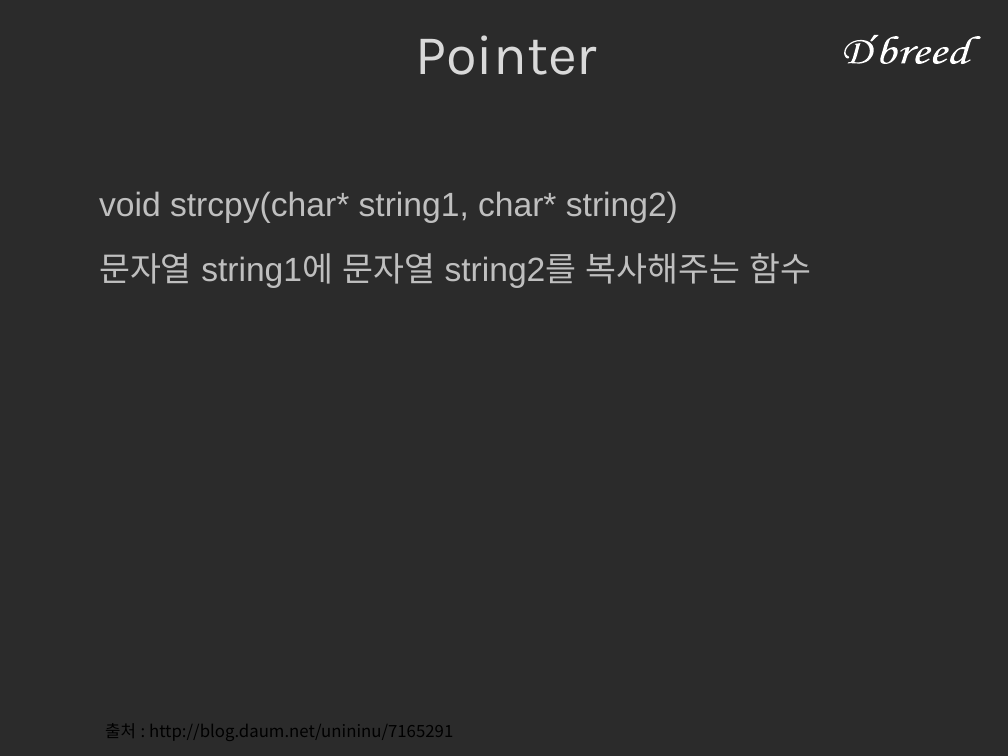
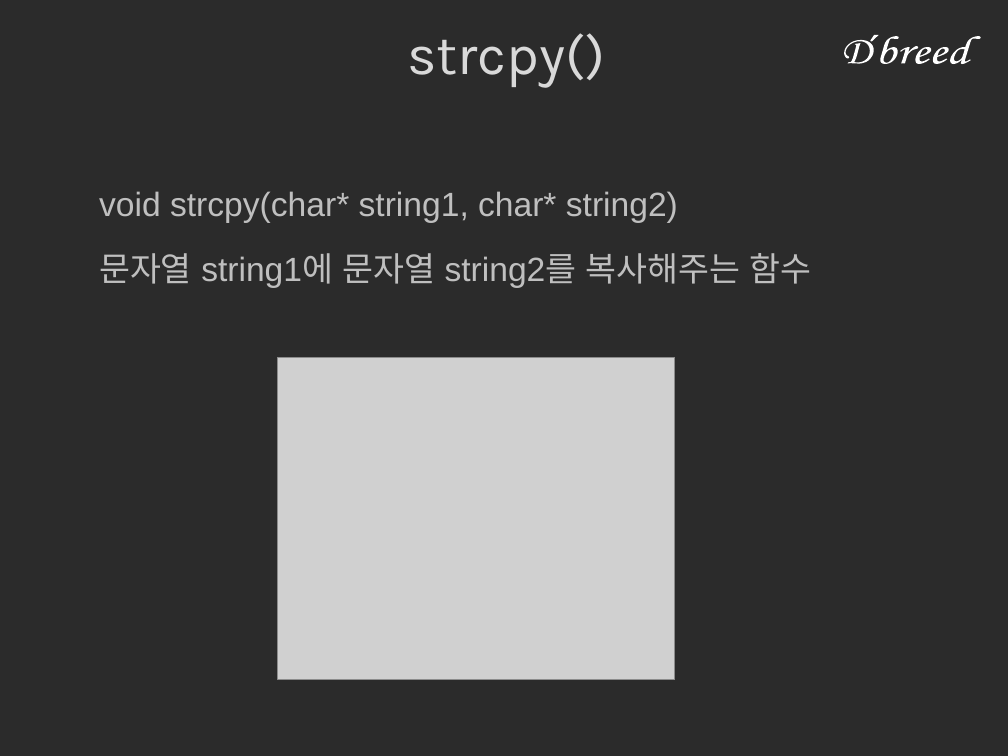
Before and after one commit to jisung0920/ALPA_study_2016, a slide deck: slide 6 of BeomMin_13/week3/11-3(code).ppt. Drawn at 1008x756 pixels with LibreOffice and Linux fonts; fonts in the diff are those of the drawing; grey boxes stand for pictures; background and template pictures are left out; a plain dark background stands for a picture behind light text. Boxes give left, top, right and bottom in pixels: in the first picture for what was removed or moved away, otherwise in the second. Text is boxed around its words. In the diff, an @@ line names an element or a change of style, - is before the commit and + after.

```diff
--- a/BeomMin_13/week3/11-3(code).ppt
+++ b/BeomMin_13/week3/11-3(code).ppt
@@ text at bbox=[407, 33, 605, 88]: text changed @@
-Pointer
+strcpy()
@@ picture added at bbox=[278, 357, 675, 679] @@
@@ text removed at bbox=[105, 723, 453, 741] @@
-출처 : http://blog.daum.net/unininu/7165291
```
Also in this commit, not shown: 10 other slides changed, 3 other files.
